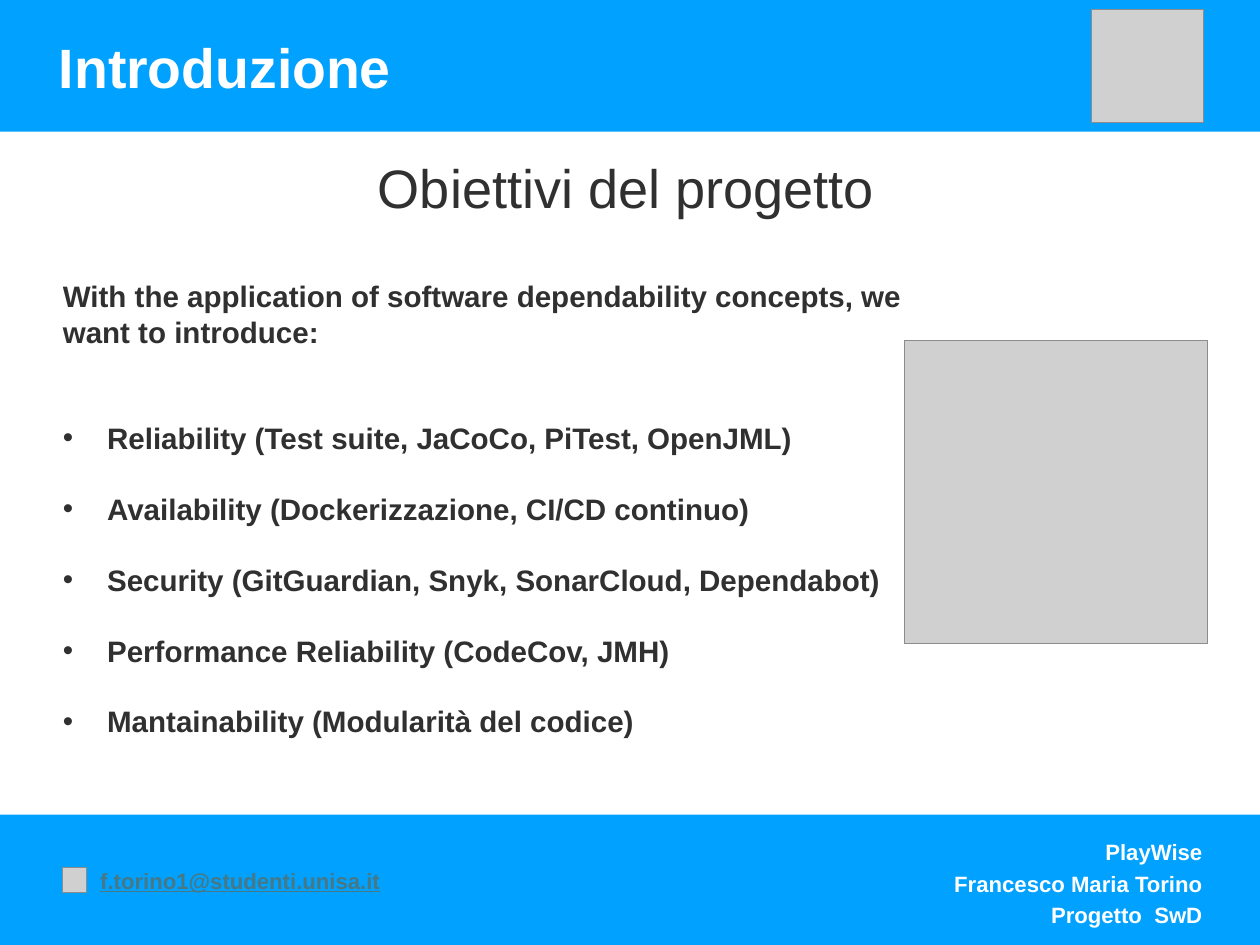
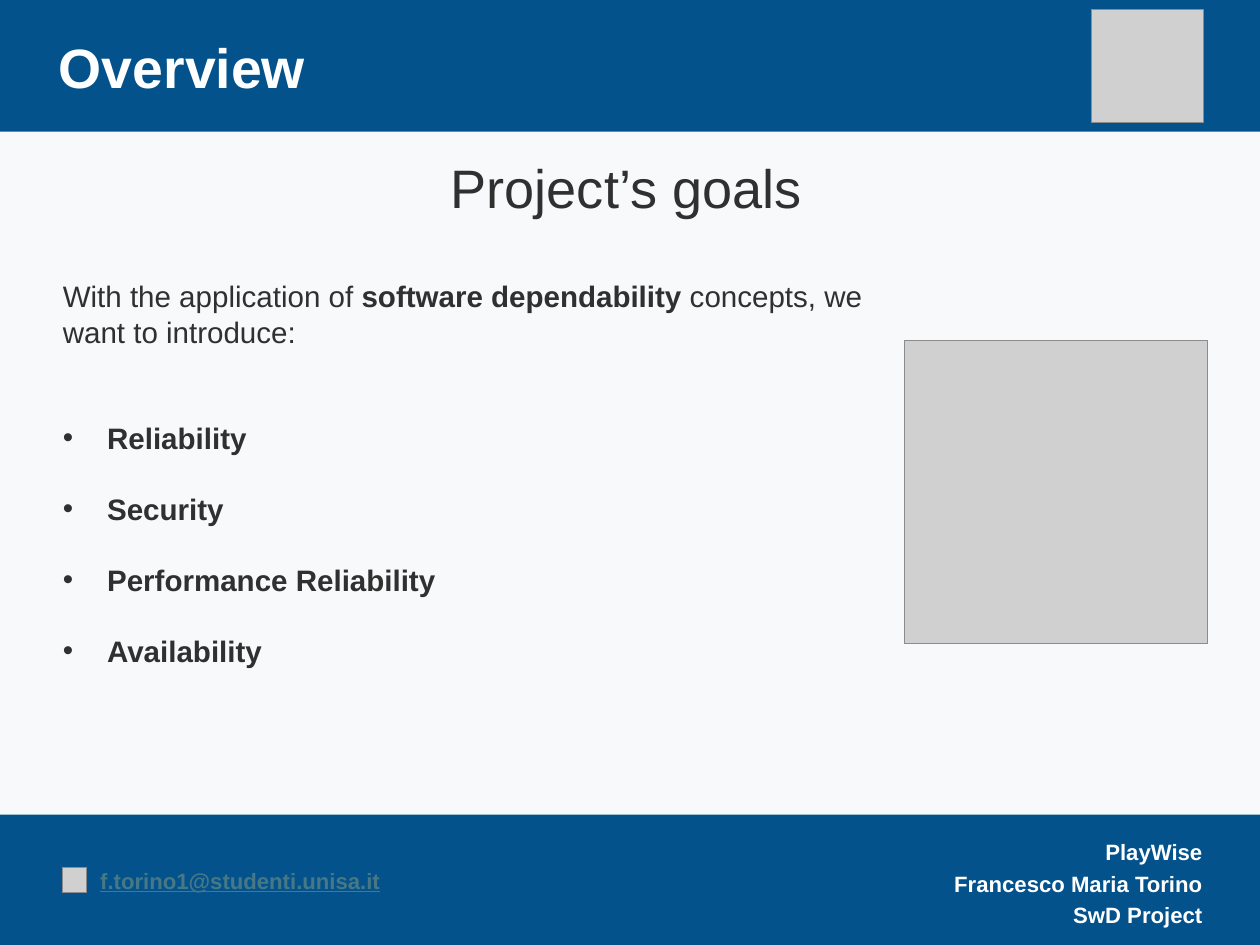
Before and after one commit to FrancescoTorino1999/PlayWiseDependability, a slide deck: slide 6 of Presentazione/Presentazione Playwise SwD.pptx (slide 3 before the commit). Drawn at 1260x945 pixels with LibreOffice and Linux fonts; fonts in the diff are those of the drawing; grey boxes stand for pictures. Boxes give left, top, right and bottom in pixels: in the first picture for what was removed or moved away, otherwise in the second. Text is boxed around its words. In the diff, an @@ line names an element or a change of style, - is before the commit and + after.

```diff
--- a/Presentazione/Presentazione Playwise SwD.pptx
+++ b/Presentazione/Presentazione Playwise SwD.pptx
@@ background #FFFFFF to #F7F9FA @@
@@ rectangle at (0,0,1260,132): fill #00A1FF to #03528C @@
@@ text at (59,48,305,89): text changed @@
-Introduzione
+Overview
@@ text at (451,168,801,218): text changed @@
-Obiettivi del progetto
+Project’s goals
@@ text at (63,285,862,344): bold off in "With the application of concepts, we want ..." @@
@@ text at (107,427,435,667): text changed @@
-• Reliability (Test suite, JaCoCo, PiTest, OpenJML)
-• Availability (Dockerizzazione, CI/CD continuo)
-• Security (GitGuardian, Snyk, SonarCloud, Dependabot)
-• Performance Reliability (CodeCov, JMH)
-• Mantainability (Modularità del codice)
+• Reliability
+• Security
+• Performance Reliability
+• Availability
@@ rectangle at (0,815,1260,945): fill #00A1FF to #03528C @@
@@ text at (1073,907,1202,928): text changed @@
-Progetto SwD
+SwD Project
```
Also in this commit, not shown: 6 other slides changed, 6 slides added, 3 other files.
